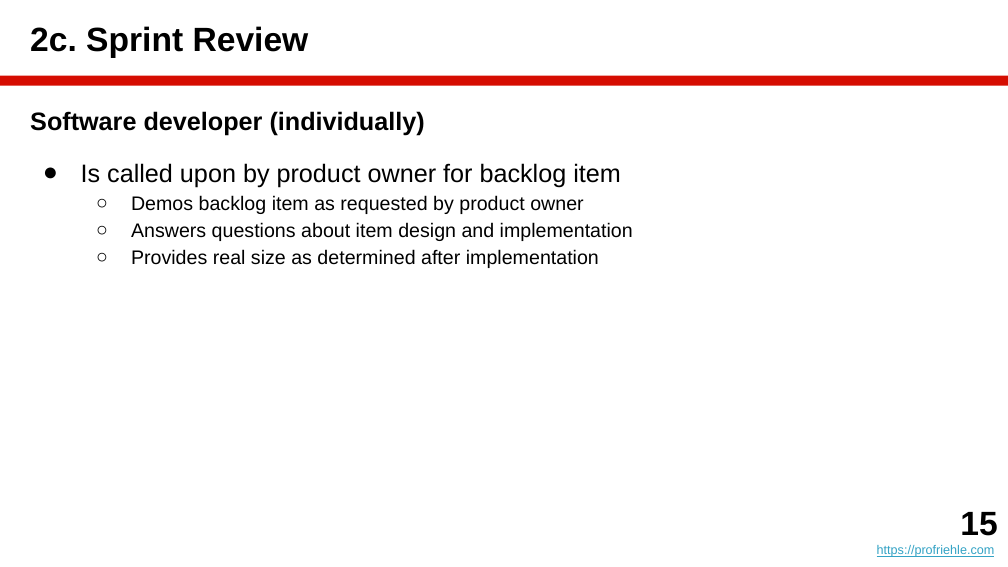
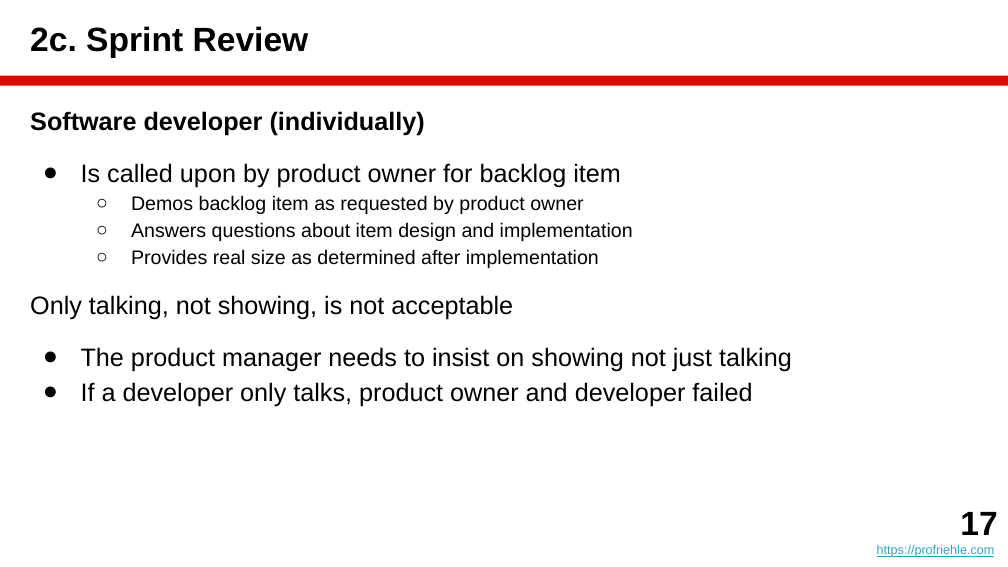
Before and after one commit to dirkriehle/amos-course, a slide deck: slide 17 of Lecture slides/AMOS B02 - Scrum and AMOS.pptx (slide 15 before the commit). Drawn at 1008x567 pixels with LibreOffice and Linux fonts; fonts in the diff are those of the drawing. Boxes give left, top, right and bottom in pixels: in the first picture for what was removed or moved away, otherwise in the second. Text is boxed around its words. In the diff, an @@ line names an element or a change of style, - is before the commit and + after.

```diff
--- a/Lecture slides/AMOS B02 - Scrum and AMOS.pptx
+++ b/Lecture slides/AMOS B02 - Scrum and AMOS.pptx
@@ text at <box>30,295,792,406</box>: paragraphs added @@
+Only talking, not showing, is not acceptable
+● The product manager needs to insist on showing not just talking
+● If a developer only talks, product owner and developer failed
@@ text at <box>960,512,997,535</box>: text changed @@
-15
+17
```
Also in this commit, not shown: 2 other slides changed, 2 slides added, 18 other files.
